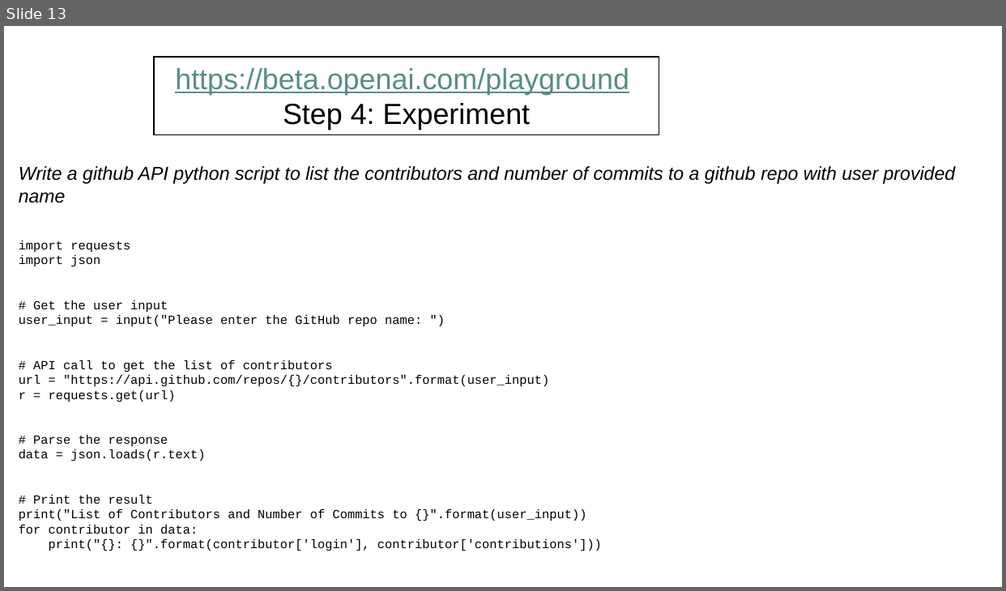
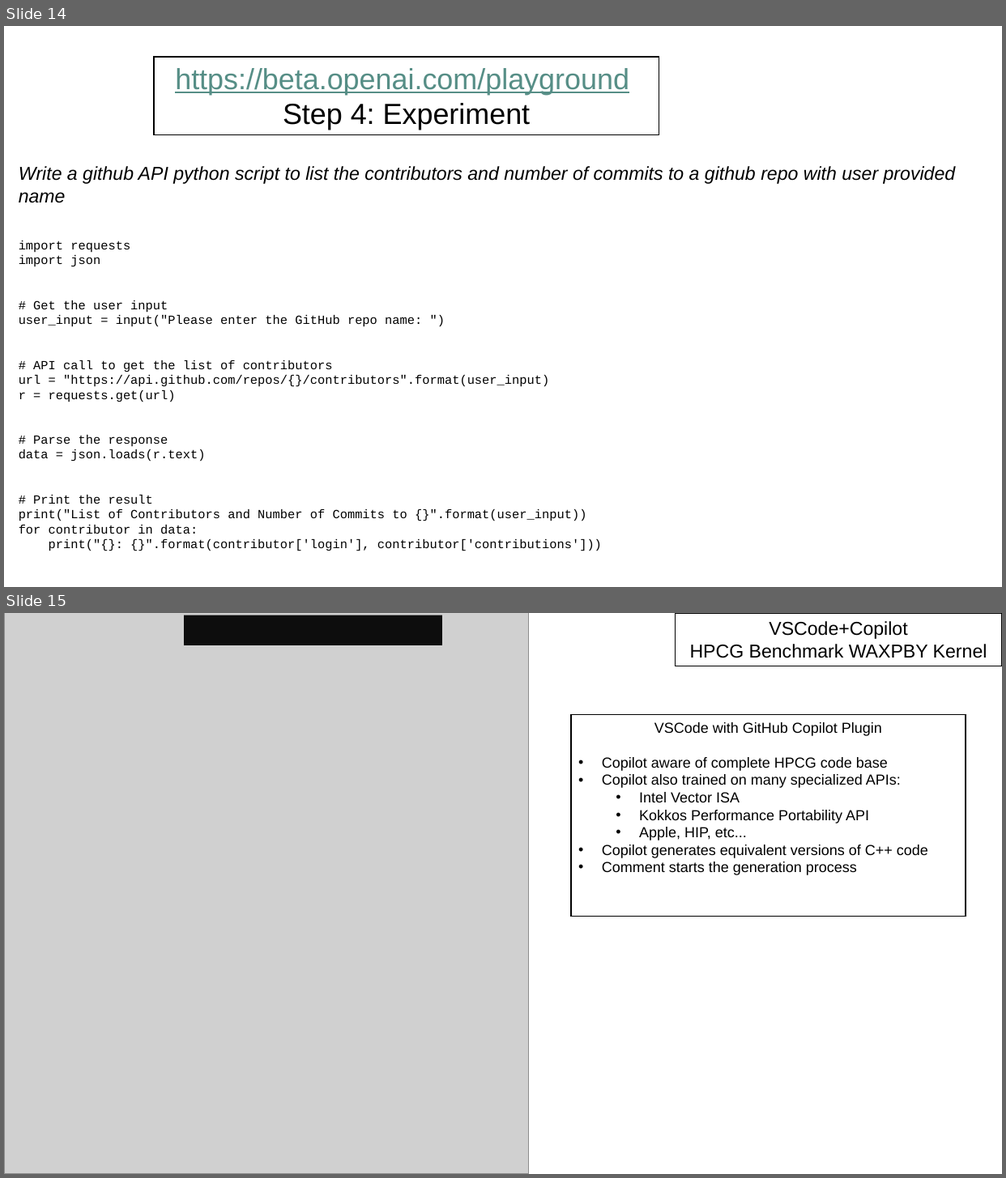
Before and after one commit to maherou/Teaching, a slide deck: files/CS373/GenerativeAITools/GenerativeAITools.pptx. Shown one above the other, each under a label of ours: slide 13 before the commit, slides 14 and 15 after it. The pictures are 1006x591 and 1006x1178 pixels, drawn with LibreOffice and Linux fonts; fonts in the diff are those of the drawing; grey boxes stand for pictures. Boxes give left, top, right and bottom in pixels: in the first picture for what was removed or moved away, otherwise in the second. Text is boxed around its words. In the diff, an @@ line names an element or a change of style, - is before the commit and + after.

```diff
--- a/files/CS373/GenerativeAITools/GenerativeAITools.pptx
+++ b/files/CS373/GenerativeAITools/GenerativeAITools.pptx
@@ slide 15 added at (4, 613, 1002, 1174), background #FFFFFF @@
@@ picture added at (4, 613, 529, 1174) @@
@@ rectangle added at (184, 615, 442, 645), fill #0D0D0D @@
@@ rectangle added at (675, 613, 1002, 666), fill #FFFFFF, outline #000000 1 pt, 18 pt, text #000000 @@
+VSCode+Copilot
+HPCG Benchmark WAXPBY Kernel
@@ rectangle added at (572, 715, 966, 916), fill #FFFFFF, outline #000000 1 pt, 14 pt, text #000000 @@
+VSCode with GitHub Copilot Plugin
+• Copilot aware of complete HPCG code base
+• Copilot also trained on many specialized APIs:
+  • Intel Vector ISA
+  • Kokkos Performance Portability API
+  • Apple, HIP, etc...
+• Copilot generates equivalent versions of C++ code
+• Comment starts the generation process
@@ what was slide 13 is now slide 14 @@
```
Also in this commit, not shown: 4 slides changed, 8 other slides added, 6 other files.
